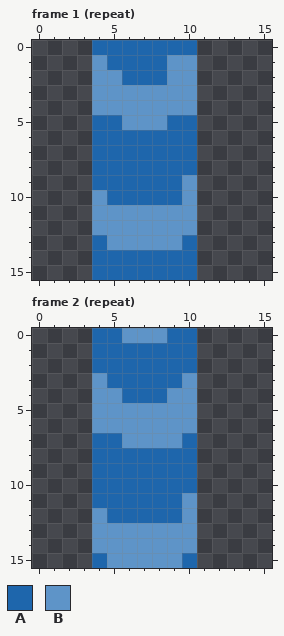
Two versions of one pixel-art file, sprites/waterfall.aseprite. The first picture shows the starting point.
16x16 pixels, 8 frames. Shown: frame 1 (repeat), frame 2 (repeat). The commit also changed other frames, which this record leaves out.
Palette (. is transparent): A #1e66ac  B #5e94c8
Pixels before, frame 1 (repeat), first column x 4:
 0 AAAAAAA
 1 BAAAABB
 2 BBAAABB
 3 BBBBBBB
 4 BBBBBBB
 5 AABBBAA
 6 AAAAAAA
 7 AAAAAAA
 8 AAAAAAA
 9 AAAAAAB
10 BAAAAAB
11 BBBBBBB
12 BBBBBBB
13 ABBBBBA
14 AAAAAAA
15 AAAAAAA
Pixels before, frame 2 (repeat), first column x 4:
 0 AABBBAA
 1 AAAAAAA
 2 AAAAAAA
 3 BAAAAAB
 4 BBAAABB
 5 BBBBBBB
 6 BBBBBBB
 7 AABBBBA
 8 AAAAAAA
 9 AAAAAAA
10 AAAAAAA
11 AAAAAAB
12 BAAAAAB
13 BBBBBBB
14 BBBBBBB
15 ABBBBBA
And afterwards:
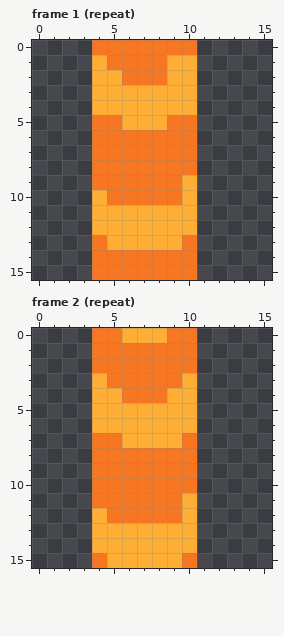
From old to new:
layer "lavafall" added
colour A: #1e66ac -> #f77622
colour B: #5e94c8 -> #feae34
Pixel boxes of the changes (left, top, right, bottom) in both pictures:
changed: (92, 40, 197, 280)
changed: (92, 328, 197, 568)
